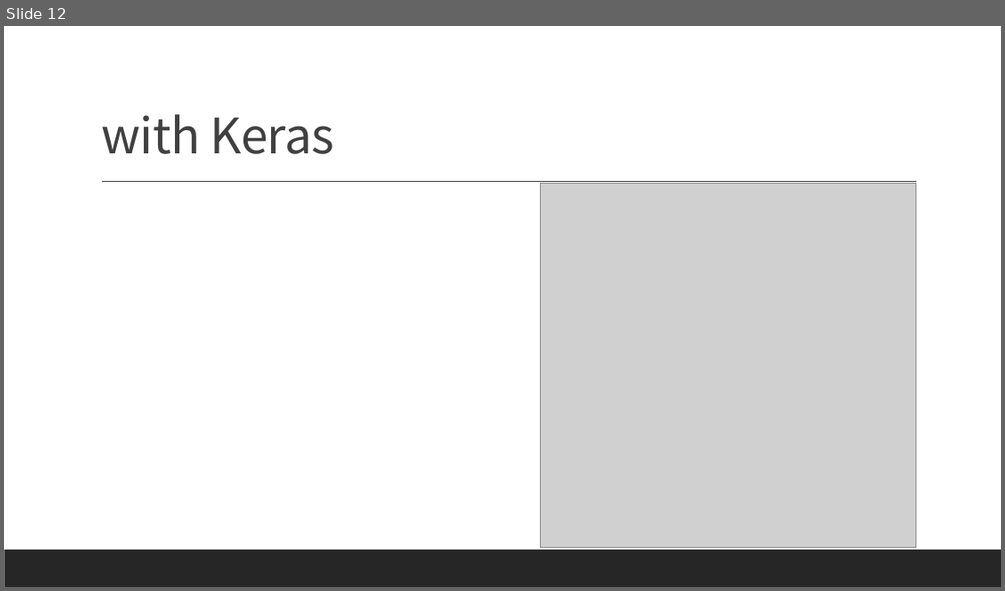
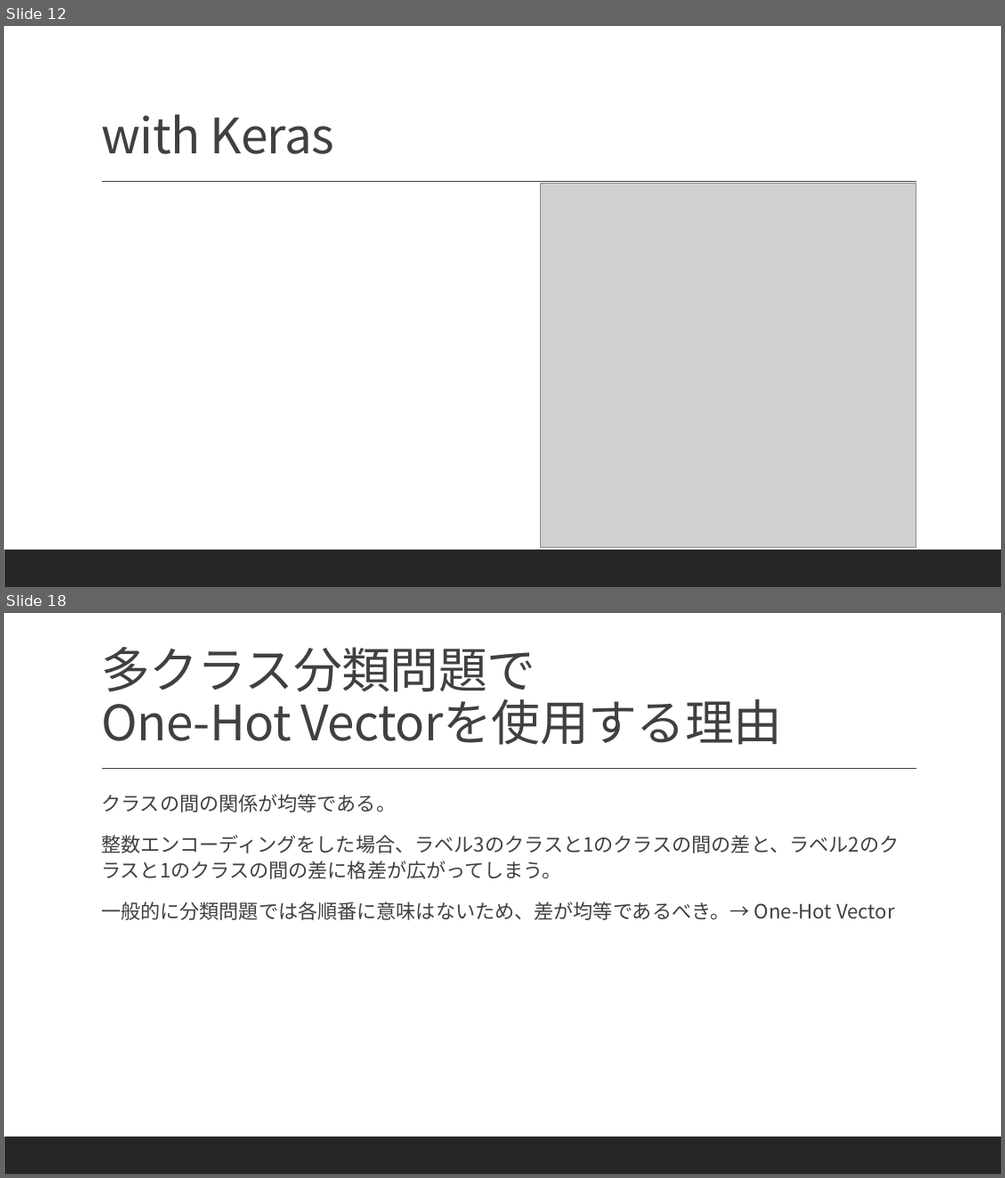
Before and after one commit to Sion1225/Study-Deeplearning-NLP, a slide deck: Presentation/ppt 6.pptx. Shown one above the other, each under a label of ours: slide 12 before the commit, slides 12 and 18 after it; the slides between them are not shown. The pictures are 1005x591 and 1005x1178 pixels, drawn with LibreOffice and Linux fonts; fonts in the diff are those of the drawing; grey boxes stand for pictures. Boxes give left, top, right and bottom in pixels: in the first picture for what was removed or moved away, otherwise in the second. Text is boxed around its words. In the diff, an @@ line names an element or a change of style, - is before the commit and + after.

```diff
--- a/Presentation/ppt 6.pptx
+++ b/Presentation/ppt 6.pptx
@@ slide 18 added at [4,613,1001,1174], background #FFFFFF; not listed: 2 template elements that a slide beside it also shows @@
@@ title added at [101,647,782,745], 47 pt, text #404040 @@
+多クラス分類問題で
+One-Hot Vectorを使用する理由
@@ text added at [101,794,898,920], 19 pt, text #404040 @@
+  クラスの間の関係が均等である。
+  整数エンコーディングをした場合、ラベル3のクラスと1のクラスの間の差と、ラベル2のクラスと1のクラスの間の差に格差が広がってしまう。
+  一般的に分類問題では各順番に意味はないため、差が均等であるべき。→ One-Hot Vector
```
Also in this commit, not shown: 7 other slides added, 1 other file.
